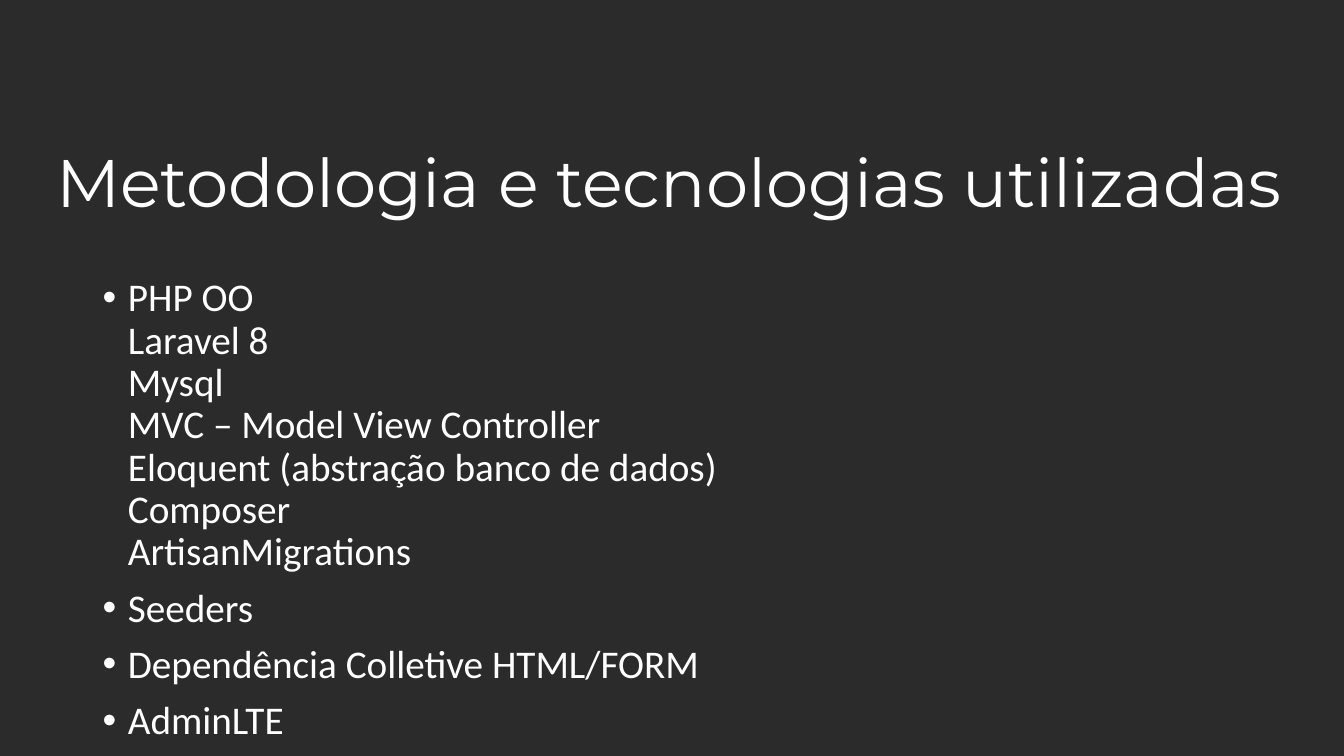
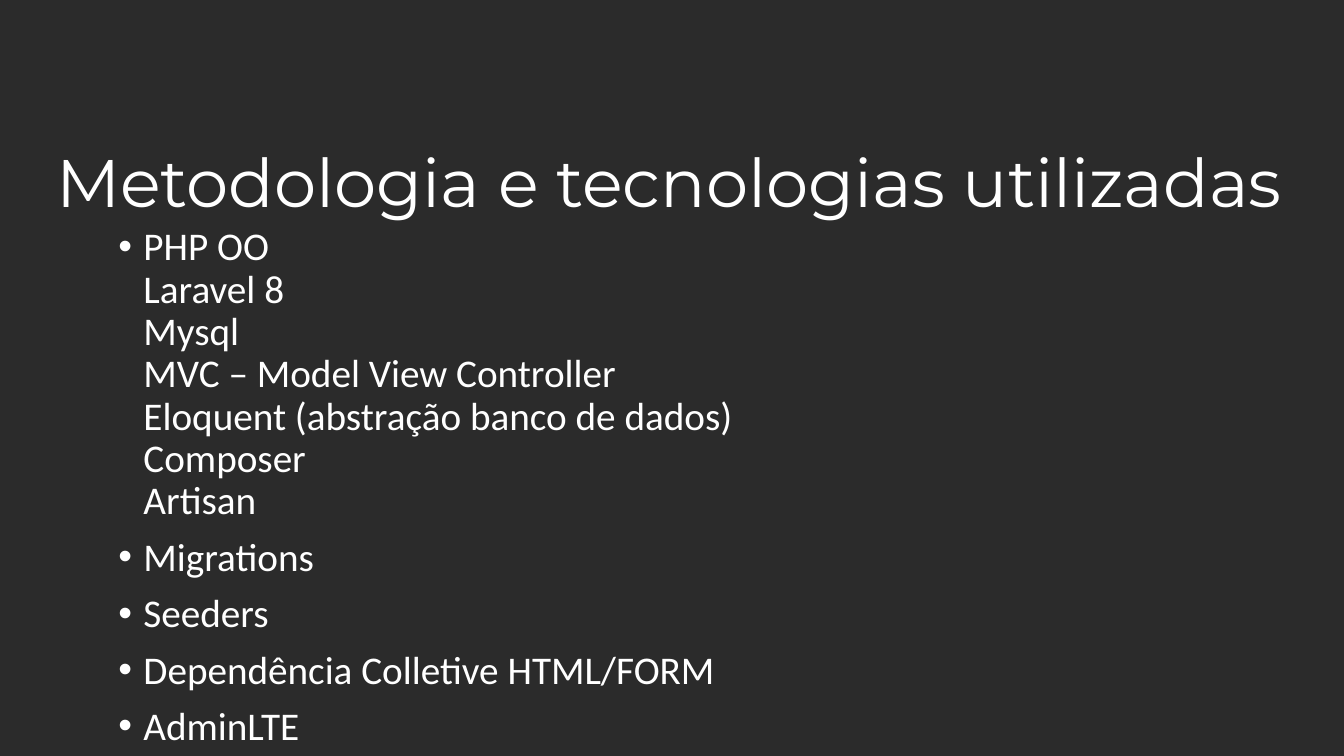
Before and after one commit to andreneves/PF, a slide deck: slide 6 of modelo-apresentacao-CSI-PF.pptx. Drawn at 1344x756 pixels with LibreOffice and Linux fonts; fonts in the diff are those of the drawing; background and template pictures are left out; a plain dark background stands for a picture behind light text. Boxes give left, top, right and bottom in pixels: in the first picture for what was removed or moved away, otherwise in the second. Text is boxed around its words. In the diff, an @@ line names an element or a change of style, - is before the commit and + after.

```diff
--- a/modelo-apresentacao-CSI-PF.pptx
+++ b/modelo-apresentacao-CSI-PF.pptx
@@ text "PHP OO Laravel 8 Mysql ...": place and size @@
-text "PHP OO Laravel 8 Mysql ..." at box(128, 285, 717, 735)
+text "PHP OO Laravel 8 Mysql ..." at box(143, 234, 733, 741)
@@ text at box(143, 234, 733, 578): text changed @@
-• PHP OO
-  Laravel 8
-  Mysql
-  MVC – Model View Controller
-  Eloquent (abstração banco de dados)
-  Composer
-  ArtisanMigrations
+• PHP OO
+  Laravel 8
+  Mysql
+  MVC – Model View Controller
+  Eloquent (abstração banco de dados)
+  Composer
+  Artisan
+• Migrations
```
